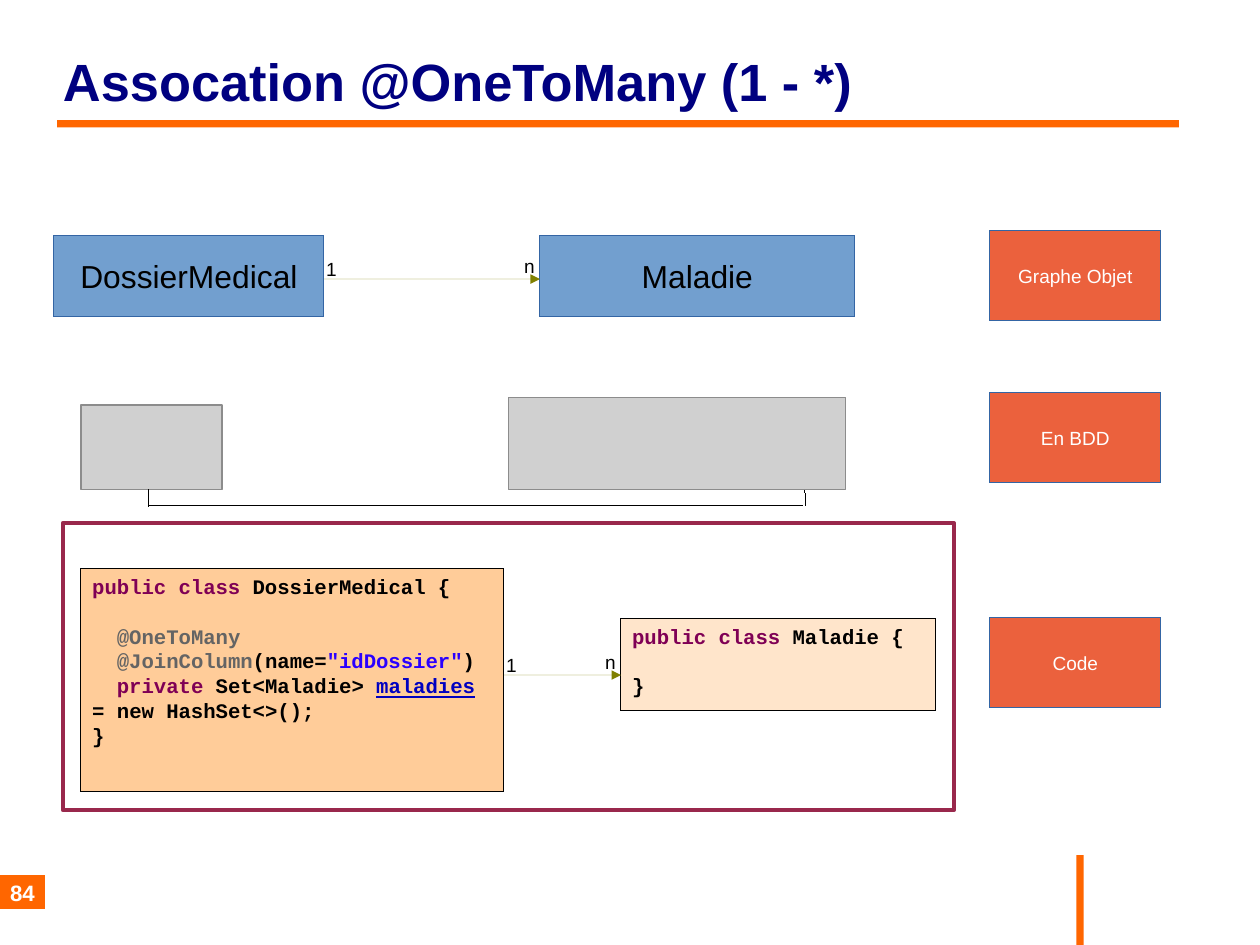
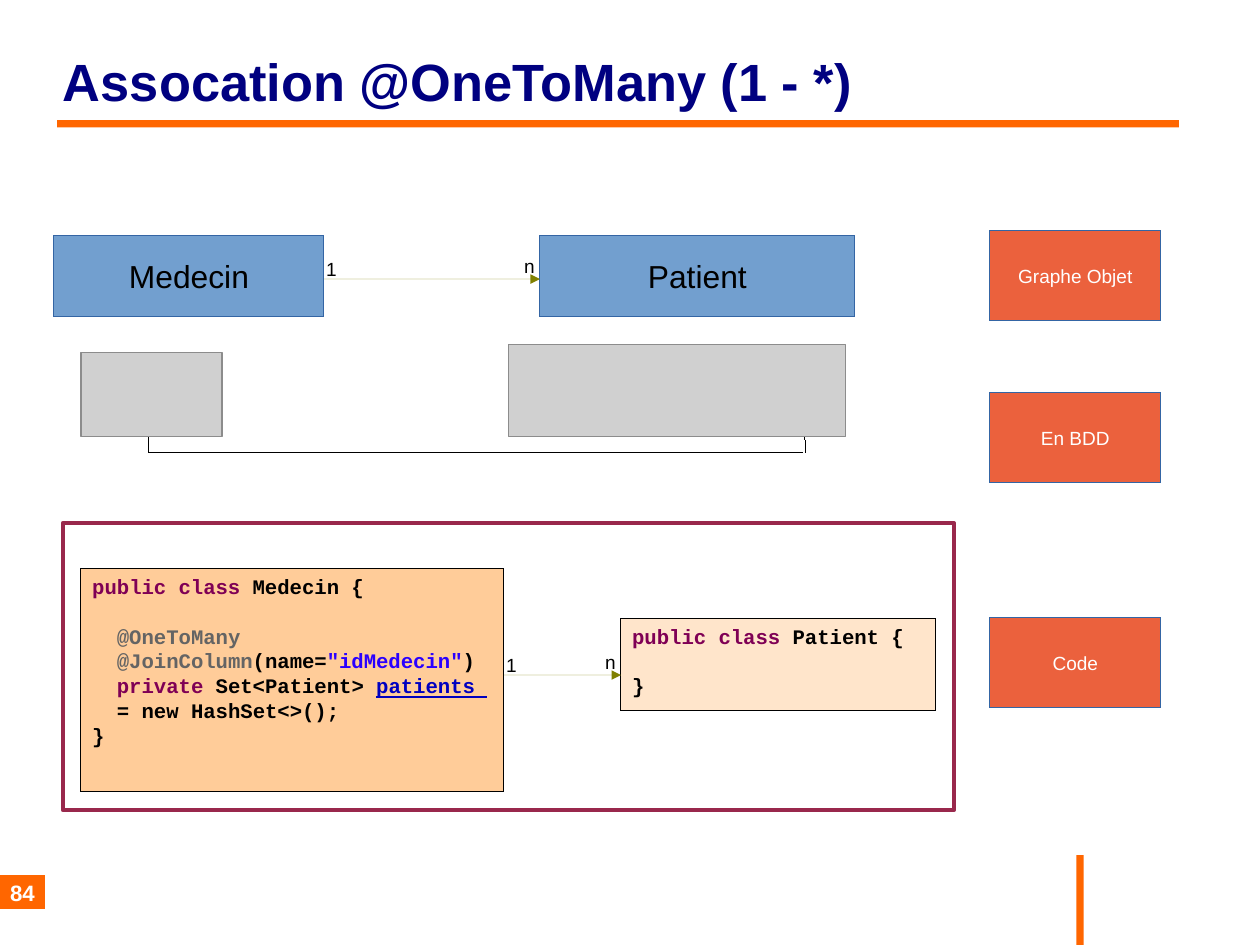
Before and after one commit to philphils/formation-hibernate-basique, a slide deck: slide 84 of Documentation/diapo_formation_hibernate.odp. Drawn at 1260x945 pixels with LibreOffice and Linux fonts; fonts in the diff are those of the drawing; grey boxes stand for pictures; background and template pictures are left out. Boxes give left, top, right and bottom in pixels: in the first picture for what was removed or moved away, otherwise in the second. Text is boxed around its words. In the diff, an @@ line names an element or a change of style, - is before the commit and + after.

Commit message:
Remplacement diapo dossiermedical - maladie par medecin - patient

```diff
--- a/Documentation/diapo_formation_hibernate.odp
+++ b/Documentation/diapo_formation_hibernate.odp
@@ text in rectangle at <box>129,265,249,289</box>: text changed @@
-DossierMedical
+Medecin
@@ text in rectangle at <box>648,265,747,289</box>: text changed @@
-Maladie
+Patient
@@ picture: place and size @@
-picture at <box>81,405,222,489</box>
+picture at <box>81,352,222,437</box>
@@ picture: place and size @@
-picture at <box>509,397,846,489</box>
+picture at <box>509,344,846,437</box>
@@ line moved from (805, 489) - (805, 505) to (149, 436) - (149, 453) @@
@@ line moved from (149, 489) - (149, 508) to (805, 437) - (805, 453) @@
@@ line moved from (149, 505) - (803, 505) to (149, 453) - (803, 453) @@
@@ text in rectangle at <box>92,579,339,599</box>: text changed; text colour #000000 to #7F0055 @@
-public class DossierMedical {
+public class Medecin {
@@ text in rectangle at <box>632,629,879,649</box>: text changed @@
-public class Maladie {
+public class Patient {
@@ text in rectangle at <box>117,654,475,723</box>: text changed @@
-@JoinColumn(name="idDossier")
-private Set<Maladie> maladies = new HashSet<>();
+@JoinColumn(name="idMedecin")
+private Set<Patient> patients = new HashSet<>();
```
Also in this commit, not shown: 4 other slides changed.
